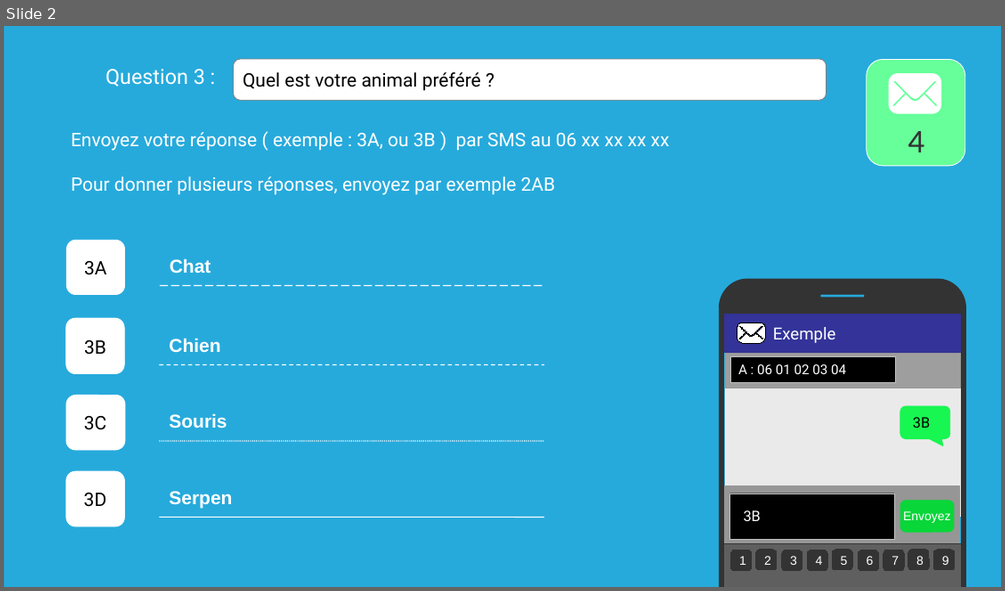
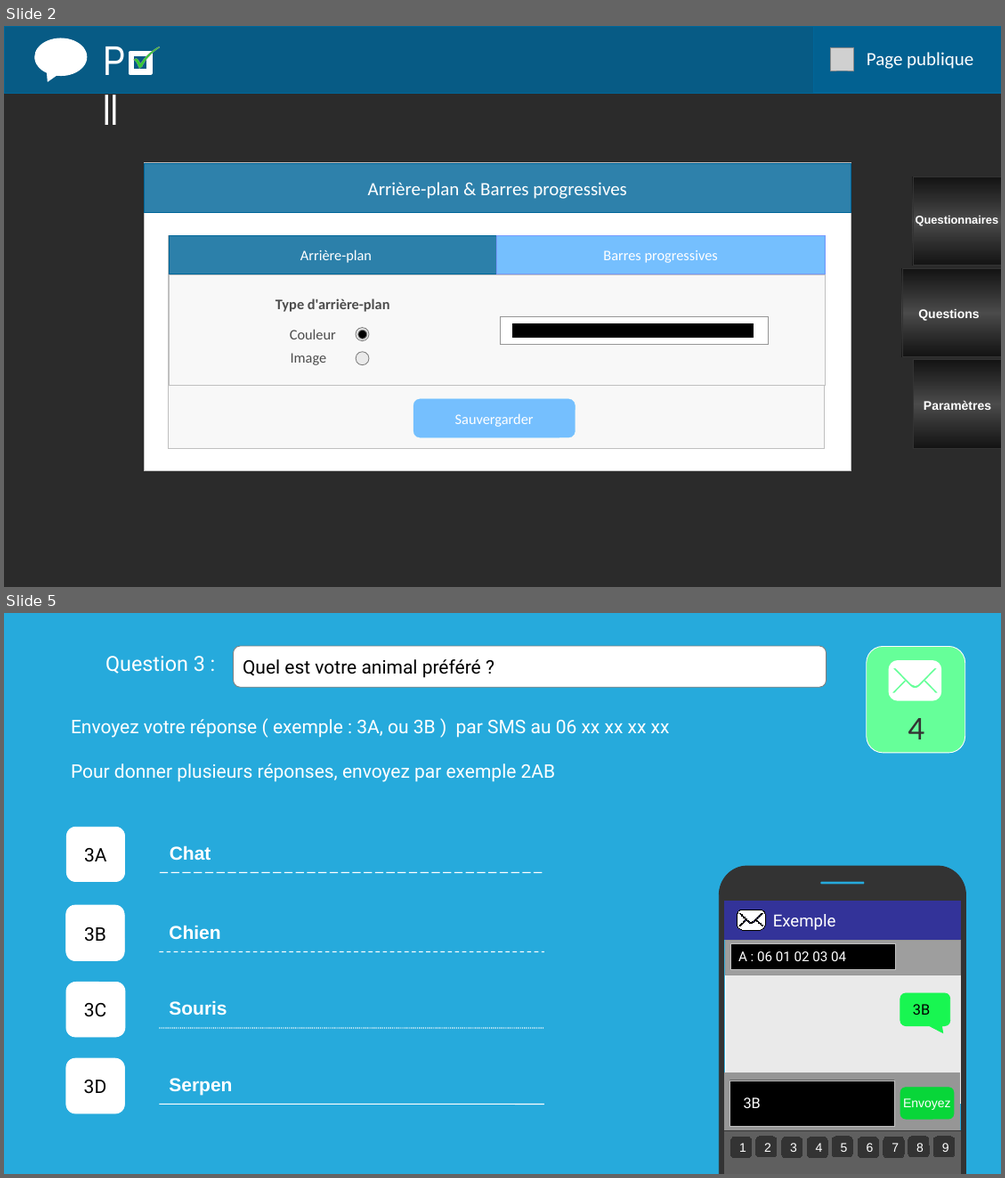
Before and after one commit to Airenn/Poll-Web, a slide deck: Poll-Web-master/maquette/maquette_page_parametre.ppt. Shown one above the other, each under a label of ours: slide 2 before the commit, slides 2 and 5 after it; the slides between them are not shown. The pictures are 1005x591 and 1005x1178 pixels, drawn with LibreOffice and Linux fonts; fonts in the diff are those of the drawing; grey boxes stand for pictures; background and template pictures are left out; a plain dark background stands for a picture behind light text. Boxes give left, top, right and bottom in pixels: in the first picture for what was removed or moved away, otherwise in the second. Text is boxed around its words. In the diff, an @@ line names an element or a change of style, - is before the commit and + after.

Commit message:
modif maquette_page_questionnaire

```diff
--- a/Poll-Web-master/maquette/maquette_page_parametre.ppt
+++ b/Poll-Web-master/maquette/maquette_page_parametre.ppt
@@ slide 2 added at [4,26,1001,587], background picture (left out) @@
@@ rectangle added at [4,27,1001,93], fill #006699 at 82% opacity, outline #006699 0.74 pt @@
@@ group added at [34,38,160,125]: 2 freeform shapes, 1 speech bubble, 1 text @@
+P ll
@@ rectangle added at [812,26,1001,93], fill #006699 at 60% opacity, outline #006699 0.74 pt @@
@@ picture added at [831,47,854,70] @@
@@ text added at [866,52,973,69], 18 pt, text #FFFFFF @@
+Page publique
@@ rectangle added at [145,162,850,471], fill #FFFFFF, outline #C0C0C0 0.74 pt @@
@@ rectangle added at [145,163,850,213], fill #006699 at 82% opacity, outline #006699 0.74 pt @@
@@ text added at [368,182,627,199], 18 pt, text #FFFFFF @@
+Arrière-plan & Barres progressives
@@ rectangle added at [913,177,1001,265], fill gradient #111111 to #4D4D4D, outline #333333 0.74 pt @@
@@ rectangle added at [169,235,825,448], fill #F8F8F8, outline #C0C0C0 0.74 pt @@
@@ rectangle added at [169,236,496,274], fill #006699 at 82% opacity, outline #006699 0.74 pt, 14 pt, text #FFFFFF @@
+Arrière-plan
@@ rectangle added at [496,235,825,274], fill #65B9FF at 89% opacity, outline #779AFF 0.26 pt, 14 pt, text #FFFFFF @@
+Barres progressives
@@ text added at [915,215,999,226], 11 pt, text #FFFFFF, bold @@
+Questionnaires
@@ rectangle added at [170,274,825,385], fill #F8F8F8, outline #C0C0C0 0.74 pt @@
@@ rectangle added at [901,268,1001,356], fill gradient #111111 to #4D4D4D, outline #333333 0.74 pt @@
@@ text added at [275,298,390,312], 14 pt, text #4D4D4D, bold @@
+Type d'arrière-plan
@@ rectangle added at [500,317,768,344], fill #FFFFFF, outline #969696 0.51 pt @@
@@ text added at [918,309,979,321], 12 pt, text #FFFFFF, bold @@
+Questions
@@ text added at [290,329,336,339], 14 pt, text #4D4D4D @@
+Couleur
@@ ellipse added at [356,327,369,340], fill #EAEAEA, outline #808080 0.74 pt @@
@@ ellipse added at [358,329,367,338], fill #000000, outline #808080 0.74 pt @@
@@ rectangle added at [513,323,752,337], fill #000000, outline #000000 0.74 pt @@
@@ text added at [291,353,327,365], 14 pt, text #4D4D4D @@
+Image
@@ ellipse added at [356,351,369,364], fill #EAEAEA, outline #808080 0.74 pt @@
@@ rectangle added at [913,359,1001,448], fill gradient #111111 to #4D4D4D, outline #333333 0.74 pt @@
@@ rounded rectangle added at [413,399,574,438], fill #65B9FF at 89% opacity, outline #6DC3FF 0.26 pt, 14 pt, text #FFFFFF @@
+Sauvergarder
@@ text added at [923,400,991,410], 12 pt, text #FFFFFF, bold @@
+Paramètres
@@ what was slide 2 is now slide 5 @@
```
Also in this commit, not shown: 1 slide changed, 2 other slides added.
